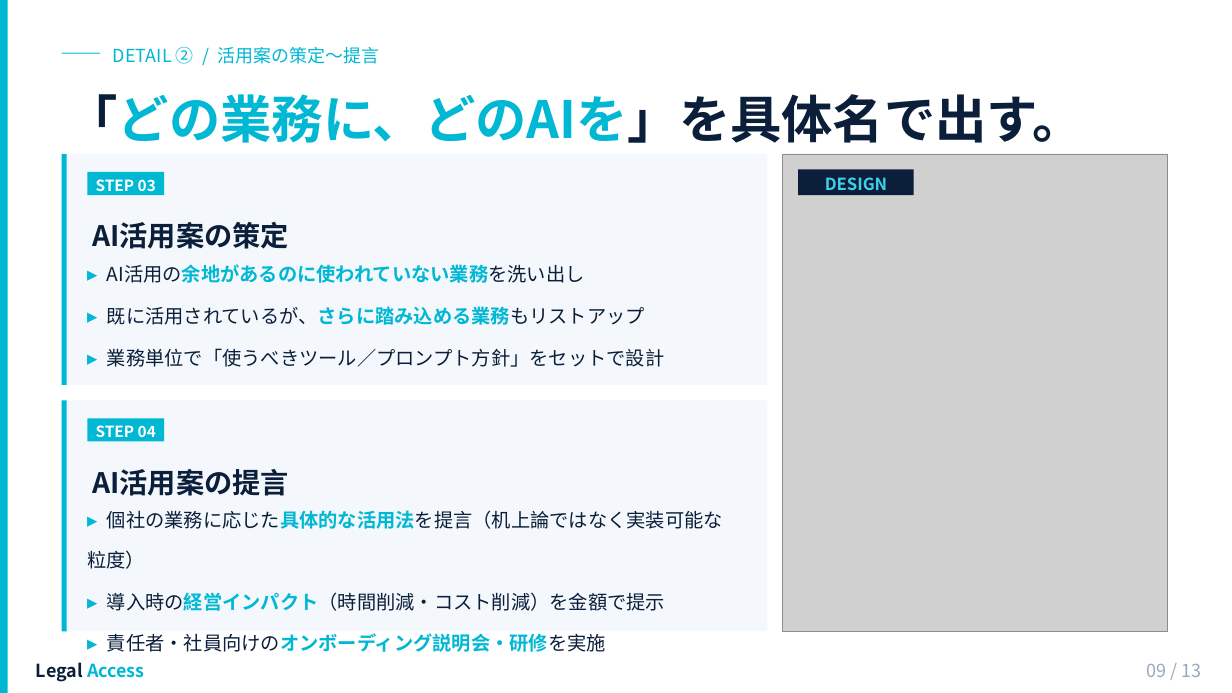
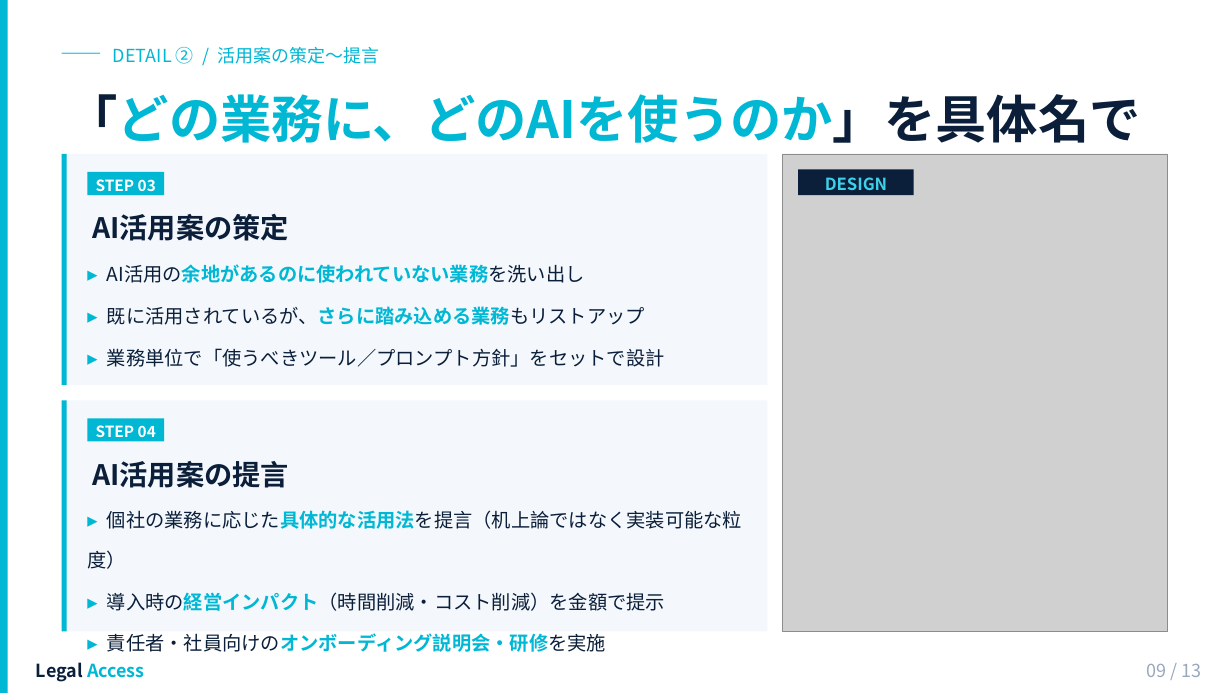
Before and after one commit to Legal-Access/marketing-slides, a slide deck: slide 9 of 44_法務生成AI導入ロードマップ策定・推進/法務生成AIスライド作成/20260517_LegalAccess_法務AIロードマップ提案.pptx. Drawn at 1232x693 pixels with LibreOffice and Linux fonts; fonts in the diff are those of the drawing; grey boxes stand for pictures. Boxes give left, top, right and bottom in pixels: in the first picture for what was removed or moved away, otherwise in the second. Text is boxed around its words. In the diff, an @@ line names an element or a change of style, - is before the commit and + after.

```diff
--- a/44_法務生成AI導入ロードマップ策定・推進/法務生成AIスライド作成/20260517_LegalAccess_法務AIロードマップ提案.pptx
+++ b/44_法務生成AI導入ロードマップ策定・推進/法務生成AIスライド作成/20260517_LegalAccess_法務AIロードマップ提案.pptx
@@ text at (x1=67, y1=94, x2=1141, y2=224): text changed @@
-「どの業務に、どのAIを」を具体名で出す。
+「どの業務に、どのAIを使うのか」を具体名で出す。
@@ text "AI活用案の策定" moved from (x1=92, y1=222, x2=288, y2=249) to (x1=92, y1=214, x2=288, y2=241) @@
@@ text "AI活用案の提言" moved from (x1=92, y1=469, x2=288, y2=496) to (x1=92, y1=461, x2=288, y2=488) @@
@@ text "▸ 個社の業務に応じた具体的な活用法を提言（机上論ではなく実装可能な粒度）" rewrapped from (x1=87, y1=510, x2=723, y2=652) to (x1=87, y1=510, x2=742, y2=652) @@
```
Also in this commit, not shown: 12 other slides changed.
